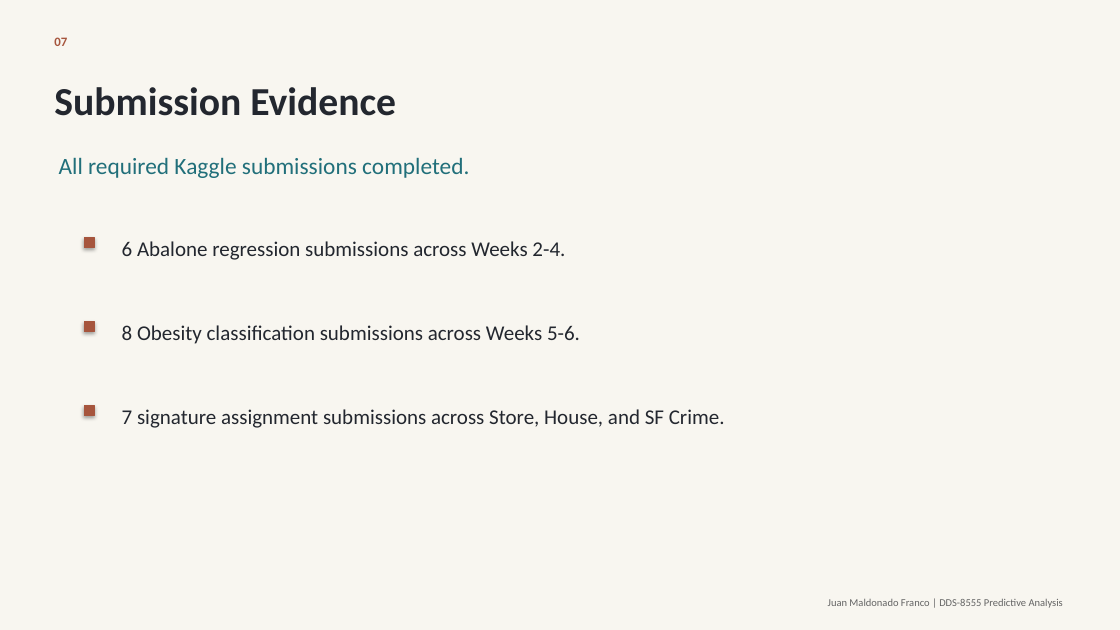
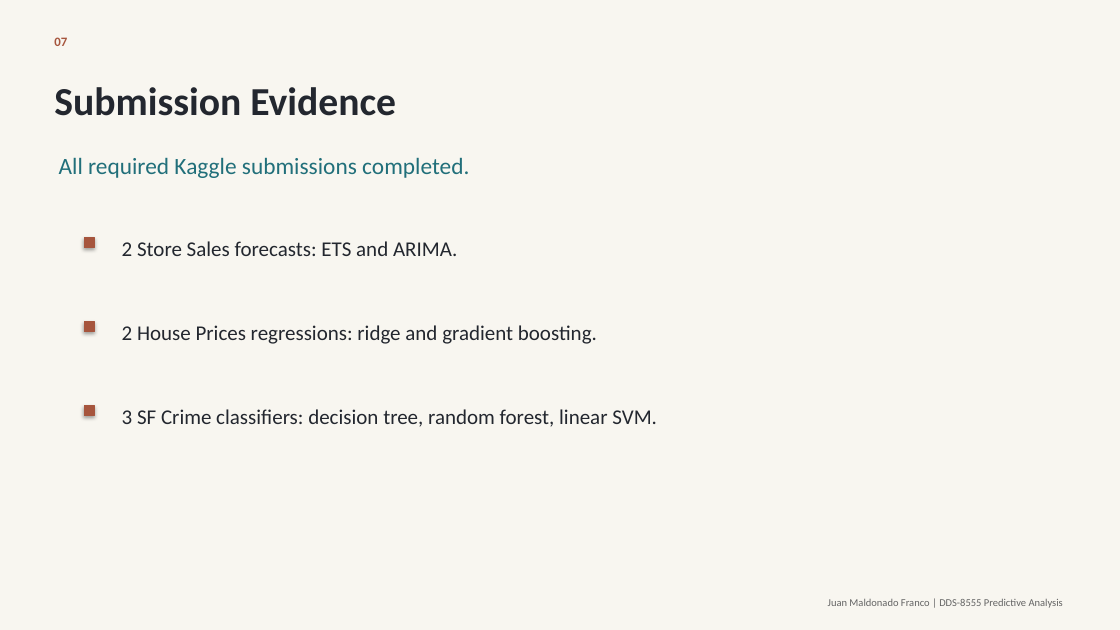
Before and after one commit to maldo81/dds-8555-predictive-analysis, a slide deck: slide 7 of Week 8/Assignment 8/MaldonadoJDDS8555-8.pptx. Drawn at 1120x630 pixels with LibreOffice and Linux fonts; fonts in the diff are those of the drawing. Boxes give left, top, right and bottom in pixels: in the first picture for what was removed or moved away, otherwise in the second. Text is boxed around its words. In the diff, an @@ line names an element or a change of style, - is before the commit and + after.

Commit message:
docs: publish DDS-8555 assignment 8 deliverables

```diff
--- a/Week 8/Assignment 8/MaldonadoJDDS8555-8.pptx
+++ b/Week 8/Assignment 8/MaldonadoJDDS8555-8.pptx
@@ text at (122,241,457,256): text changed @@
-6 Abalone regression submissions across Weeks 2-4.
+2 Store Sales forecasts: ETS and ARIMA.
@@ text at (122,325,597,344): text changed @@
-8 Obesity classification submissions across Weeks 5-6.
+2 House Prices regressions: ridge and gradient boosting.
@@ text at (122,409,657,427): text changed @@
-7 signature assignment submissions across Store, House, and SF Crime.
+3 SF Crime classifiers: decision tree, random forest, linear SVM.
```
Also in this commit, not shown: 4 other slides changed, 2 other files.
